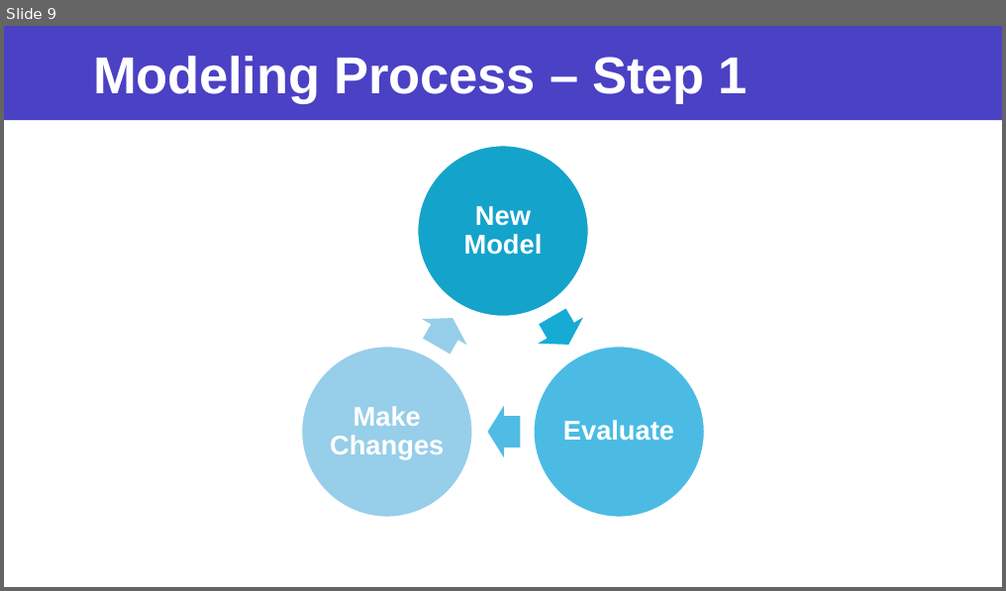
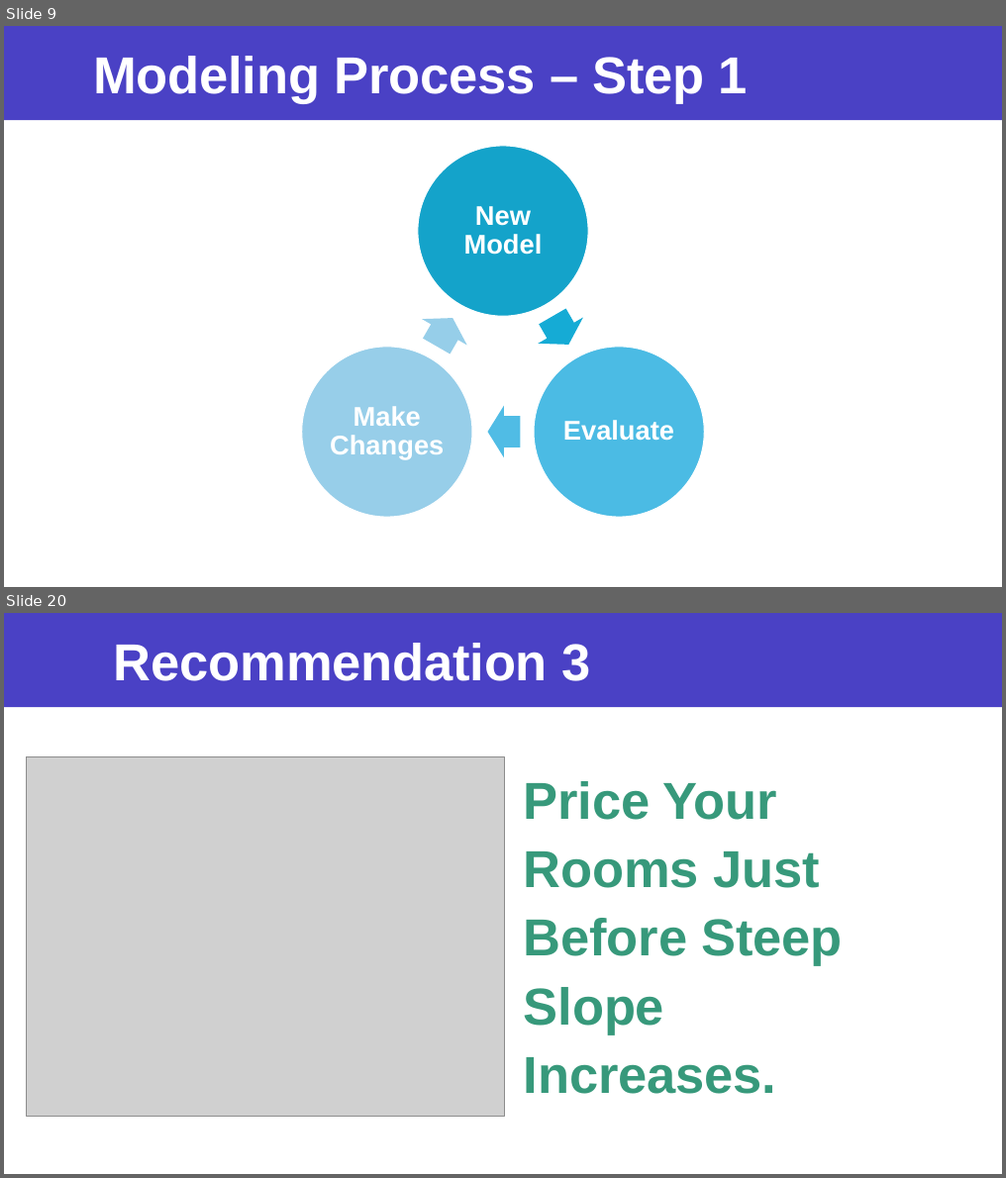
Before and after one commit to jaeheonk817/Project__Predicting-Hotel-Reservation-Cancellations, a slide deck: powerpoint.pptx. Shown one above the other, each under a label of ours: slide 9 before the commit, slides 9 and 20 after it; the slides between them are not shown. The pictures are 1006x591 and 1006x1178 pixels, drawn with LibreOffice and Linux fonts; fonts in the diff are those of the drawing; grey boxes stand for pictures. Boxes give left, top, right and bottom in pixels: in the first picture for what was removed or moved away, otherwise in the second. Text is boxed around its words. In the diff, an @@ line names an element or a change of style, - is before the commit and + after.

```diff
--- a/powerpoint.pptx
+++ b/powerpoint.pptx
@@ slide 20 added at [4, 613, 1002, 1174], background #FFFFFF; not listed: 1 template element that a slide beside it also shows @@
@@ title added at [114, 643, 590, 681], 50 pt, text #FFFFFF, bold @@
+Recommendation 3
@@ picture added at [26, 758, 504, 1116] @@
@@ text added at [524, 781, 842, 1094], 50 pt, text #37997B, bold @@
+Price Your Rooms Just Before Steep Slope Increases.
```
Also in this commit, not shown: 14 slides changed, 4 other slides added, 22 other files.
